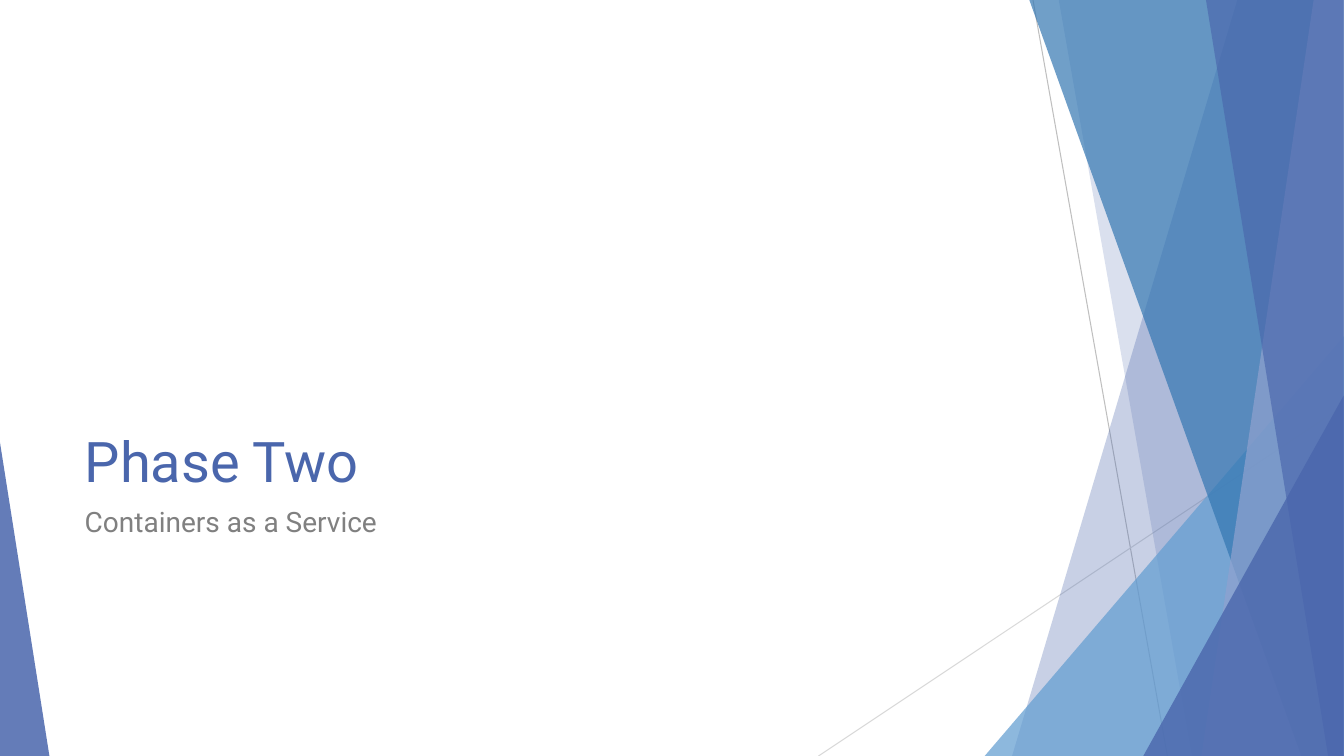
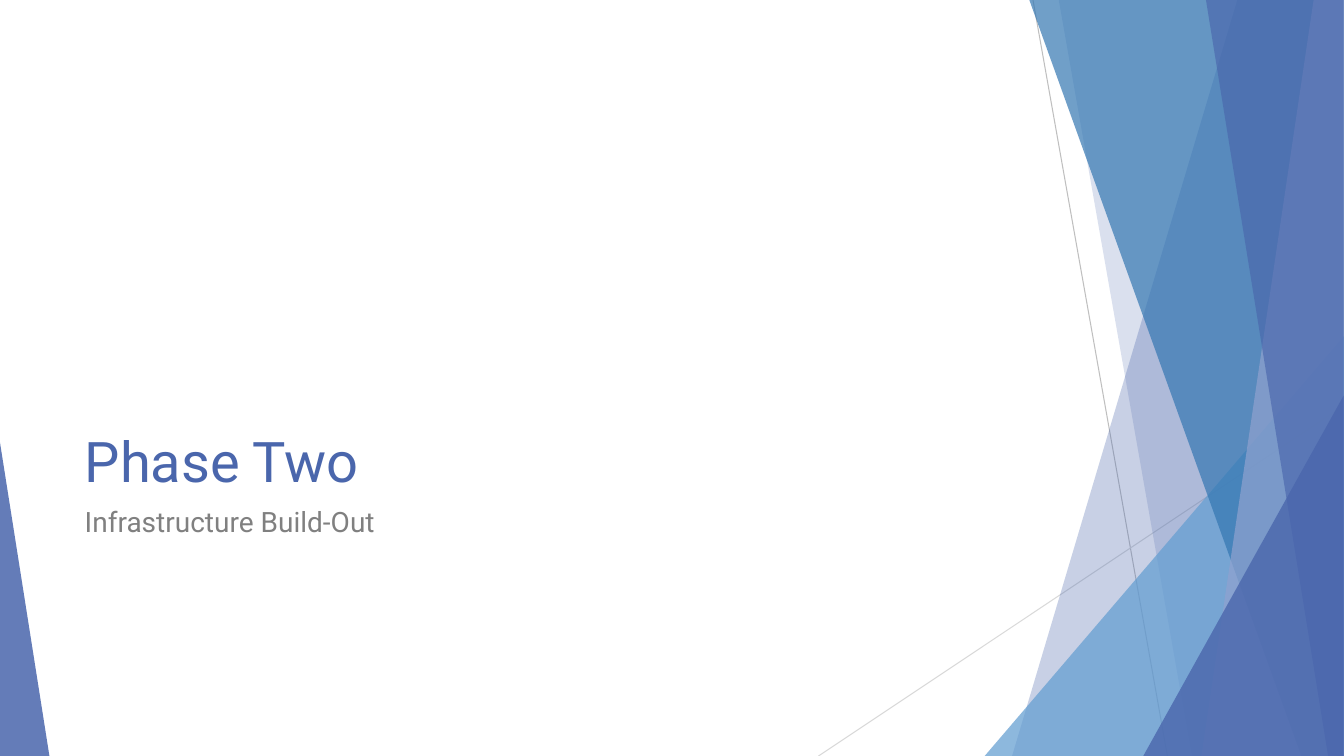
Before and after one commit to EnterpriseProductsLP/docker-straw-man, a slide deck: slide 14 of Docker Proofs of Concept.pptx. Drawn at 1344x756 pixels with LibreOffice and Linux fonts; fonts in the diff are those of the drawing. Boxes give left, top, right and bottom in pixels: in the first picture for what was removed or moved away, otherwise in the second. Text is boxed around its words. In the diff, an @@ line names an element or a change of style, - is before the commit and + after.

```diff
--- a/Docker Proofs of Concept.pptx
+++ b/Docker Proofs of Concept.pptx
@@ text at (85,511,375,532): text changed @@
-Containers as a Service
+Infrastructure Build-Out
```
Also in this commit, not shown: 5 other slides changed.
